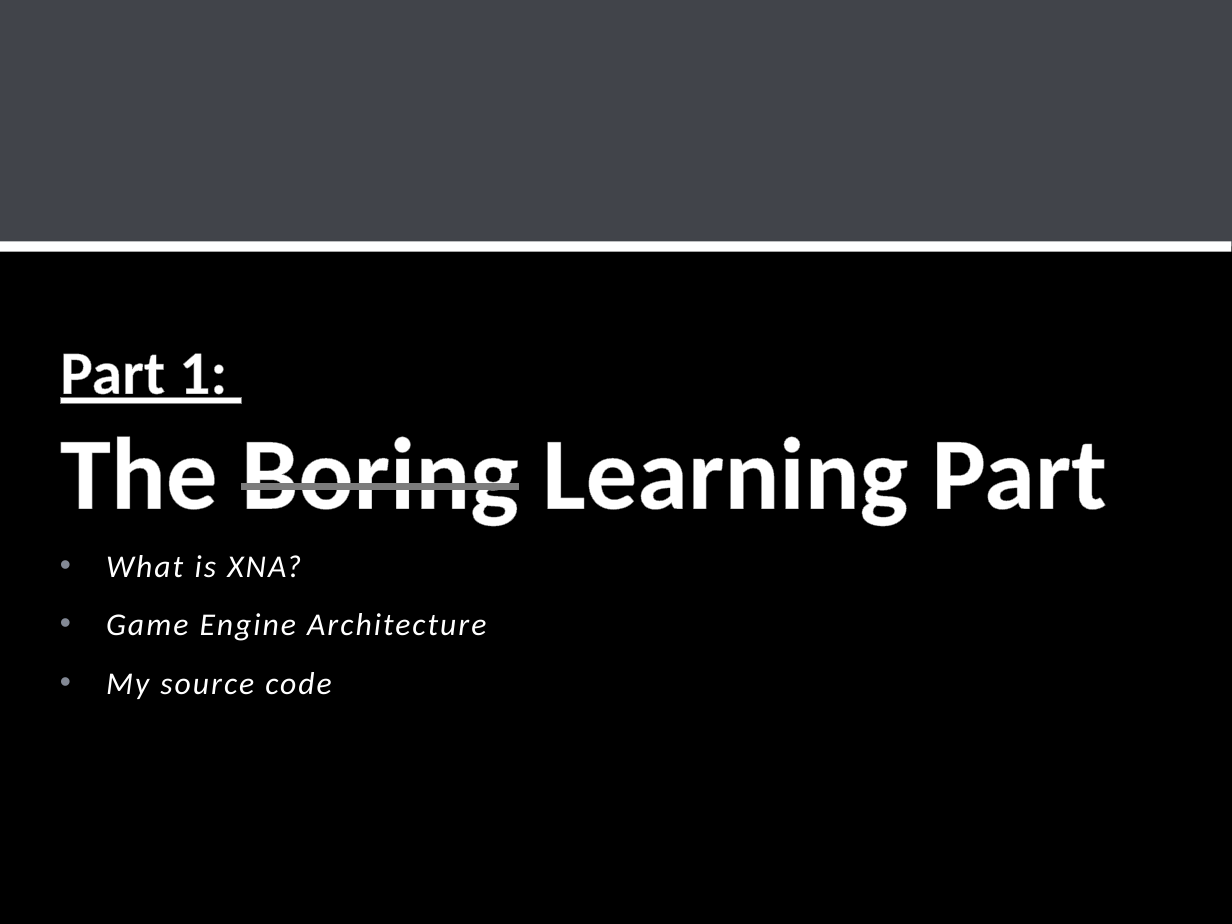
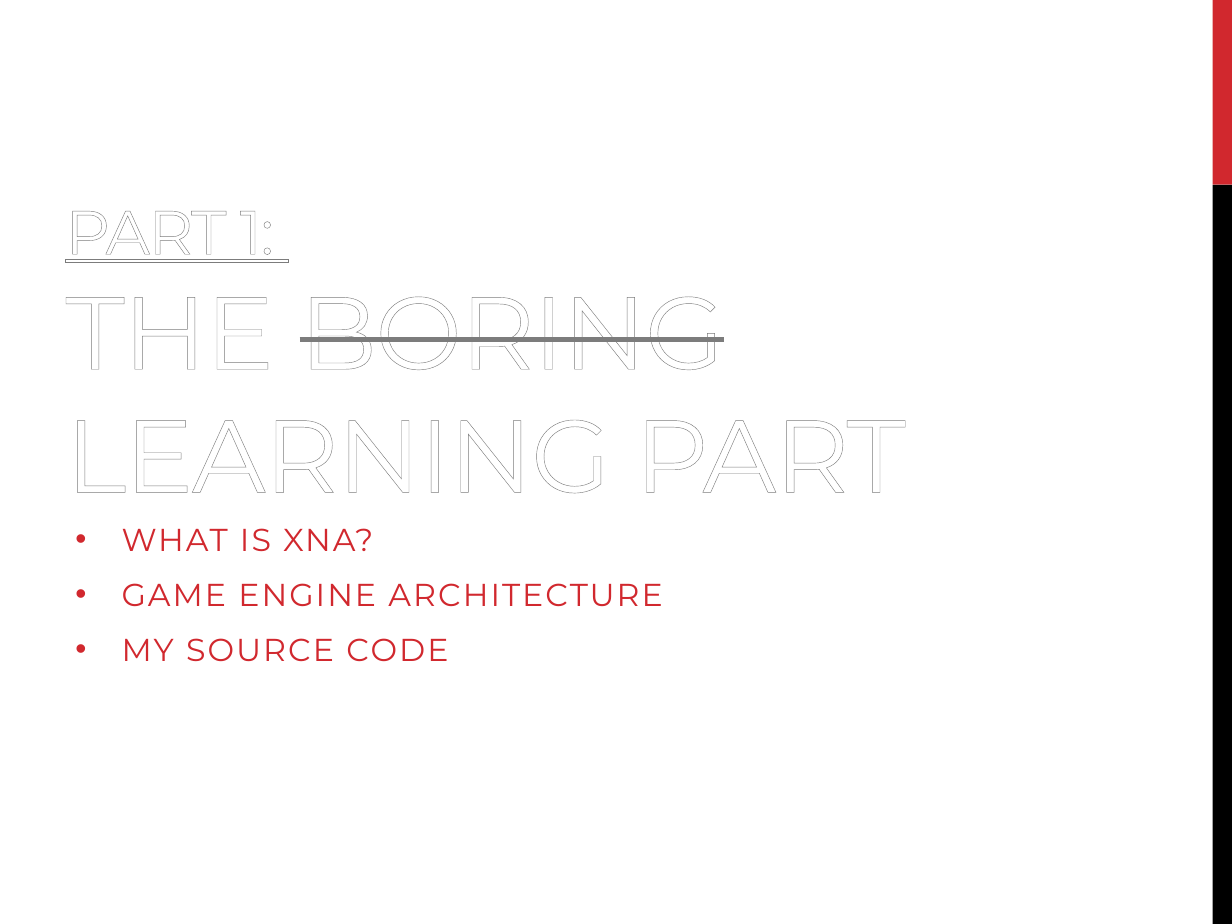
Before and after one commit to peterhoang/Super-Duper-Game, a slide deck: slide 3 of The Super-Awesome Game Deck.pptx. Drawn at 1232x924 pixels with LibreOffice and Linux fonts; fonts in the diff are those of the drawing; background and template pictures are left out. Boxes give left, top, right and bottom in pixels: in the first picture for what was removed or moved away, otherwise in the second. Text is boxed around its words. In the diff, an @@ line names an element or a change of style, - is before the commit and + after.

Commit message:
Changed the PP theme.

```diff
--- a/The Super-Awesome Game Deck.pptx
+++ b/The Super-Awesome Game Deck.pptx
@@ background picture (left out) to #FFFFFF @@
@@ rectangle removed at bbox=[0, 0, 1232, 924] @@
@@ rectangle removed at bbox=[0, 0, 1232, 246] @@
@@ rectangle added at bbox=[1212, 0, 1232, 185], fill #D1282E @@
@@ title "PART 1: THE BORING LEARNING ..." at bbox=[66, 211, 906, 494]: vertical alignment bottom to middle @@
@@ rectangle added at bbox=[1212, 185, 1232, 924], fill #000000 @@
@@ title at bbox=[66, 211, 906, 494]: text changed; font Calibri to Montserrat; bold off @@
-Part 1:
-The Boring Learning Part
+PART 1:
+THE BORING LEARNING PART
@@ line removed from (0, 246) to (1232, 246) @@
@@ text "WHAT IS XNA?" at bbox=[122, 528, 662, 661]: vertical alignment top to bottom @@
@@ text at bbox=[122, 528, 662, 661]: text changed; font Calibri to Montserrat; text colour #FFFFFF to #D1282E; italic off @@
-• What is XNA?
-• Game Engine Architecture
-• My source code
+• WHAT IS XNA?
+• GAME ENGINE ARCHITECTURE
+• MY SOURCE CODE
```
Also in this commit, not shown: 28 other slides changed.
